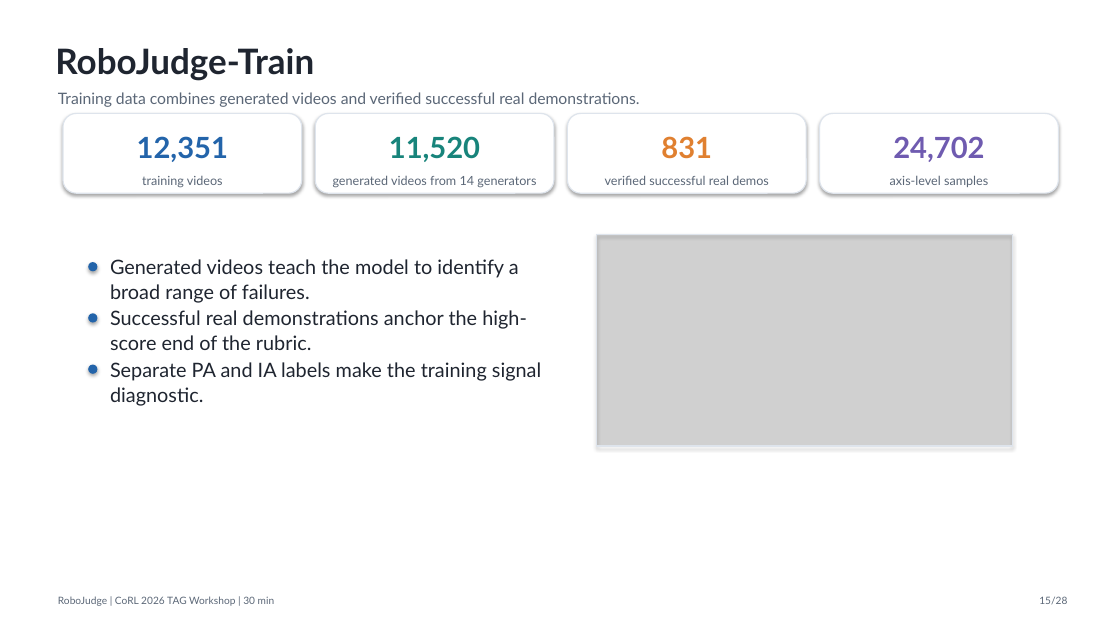
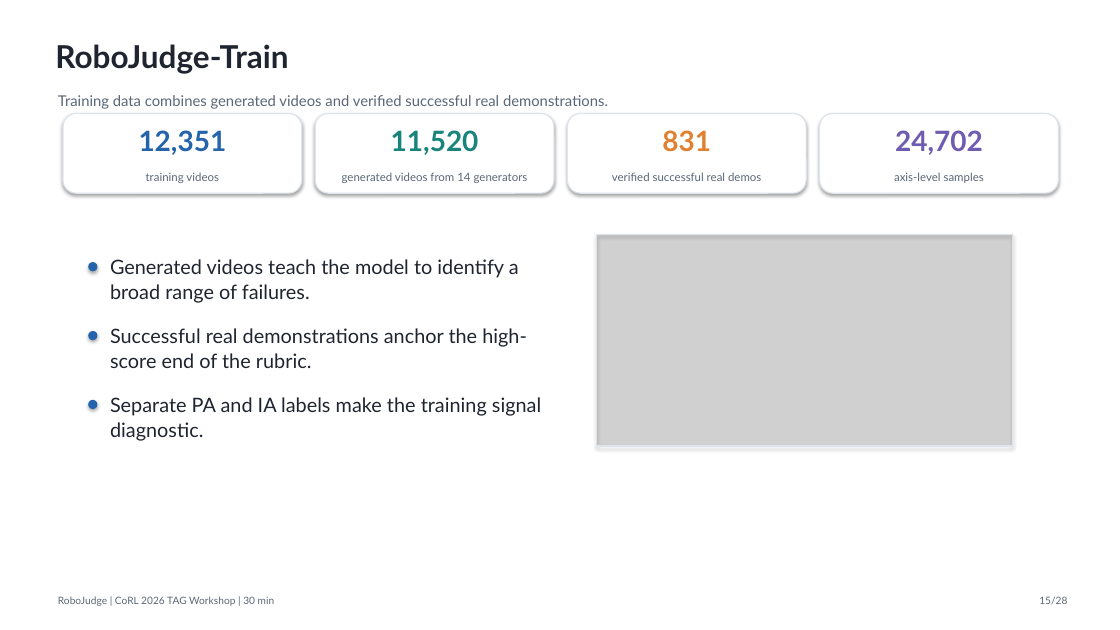
Before and after one commit to SiyuanMaCS/SiyuanMaCS.github.io, a slide deck: slide 15 of RoboJudge-slides/RoboJudge_CoRL_TAG_full_30min.pptx. Drawn at 1120x630 pixels with LibreOffice and Linux fonts; fonts in the diff are those of the drawing; grey boxes stand for pictures. Boxes give left, top, right and bottom in pixels: in the first picture for what was removed or moved away, otherwise in the second. Text is boxed around its words. In the diff, an @@ line names an element or a change of style, - is before the commit and + after.

Commit message:
Refresh RoboJudge workshop slides

```diff
--- a/RoboJudge-slides/RoboJudge_CoRL_TAG_full_30min.pptx
+++ b/RoboJudge-slides/RoboJudge_CoRL_TAG_full_30min.pptx
@@ text "RoboJudge-Train" at (x1=55, y1=44, x2=288, y2=74): size 30 to 27 pt @@
@@ text "Training data combines generated videos ..." at (x1=58, y1=95, x2=608, y2=109): size 13.5 to 12.7 pt @@
@@ size 25 to 24 pt; vertical alignment top to middle in 4 elements at (x1=139, y1=130, x2=227, y2=155), (x1=391, y1=130, x2=479, y2=155), (x1=662, y1=130, x2=711, y2=152), (x1=895, y1=130, x2=983, y2=155) @@
@@ text "generated videos from 14 generators" moved from (x1=333, y1=175, x2=536, y2=188) to (x1=342, y1=172, x2=528, y2=183) @@
@@ text "verified successful real demos" moved from (x1=605, y1=175, x2=769, y2=185) to (x1=612, y1=172, x2=761, y2=181) @@
@@ size 10.8 to 9.8 pt; vertical alignment top to middle in 4 elements at (x1=146, y1=172, x2=219, y2=183), (x1=342, y1=172, x2=528, y2=183), (x1=612, y1=172, x2=761, y2=181), (x1=894, y1=172, x2=984, y2=183) @@
@@ text "Successful real demonstrations anchor the ..." moved from (x1=110, y1=310, x2=527, y2=350) to (x1=110, y1=328, x2=527, y2=368) @@
@@ ellipse moved from (x1=88, y1=313, x2=97, y2=323) to (x1=88, y1=331, x2=97, y2=340) @@
@@ ellipse moved from (x1=88, y1=365, x2=97, y2=374) to (x1=88, y1=400, x2=97, y2=409) @@
@@ text "Separate PA and IA labels ..." moved from (x1=110, y1=362, x2=541, y2=406) to (x1=110, y1=397, x2=541, y2=441) @@
```
Also in this commit, not shown: 27 other slides changed, 5 other files.
